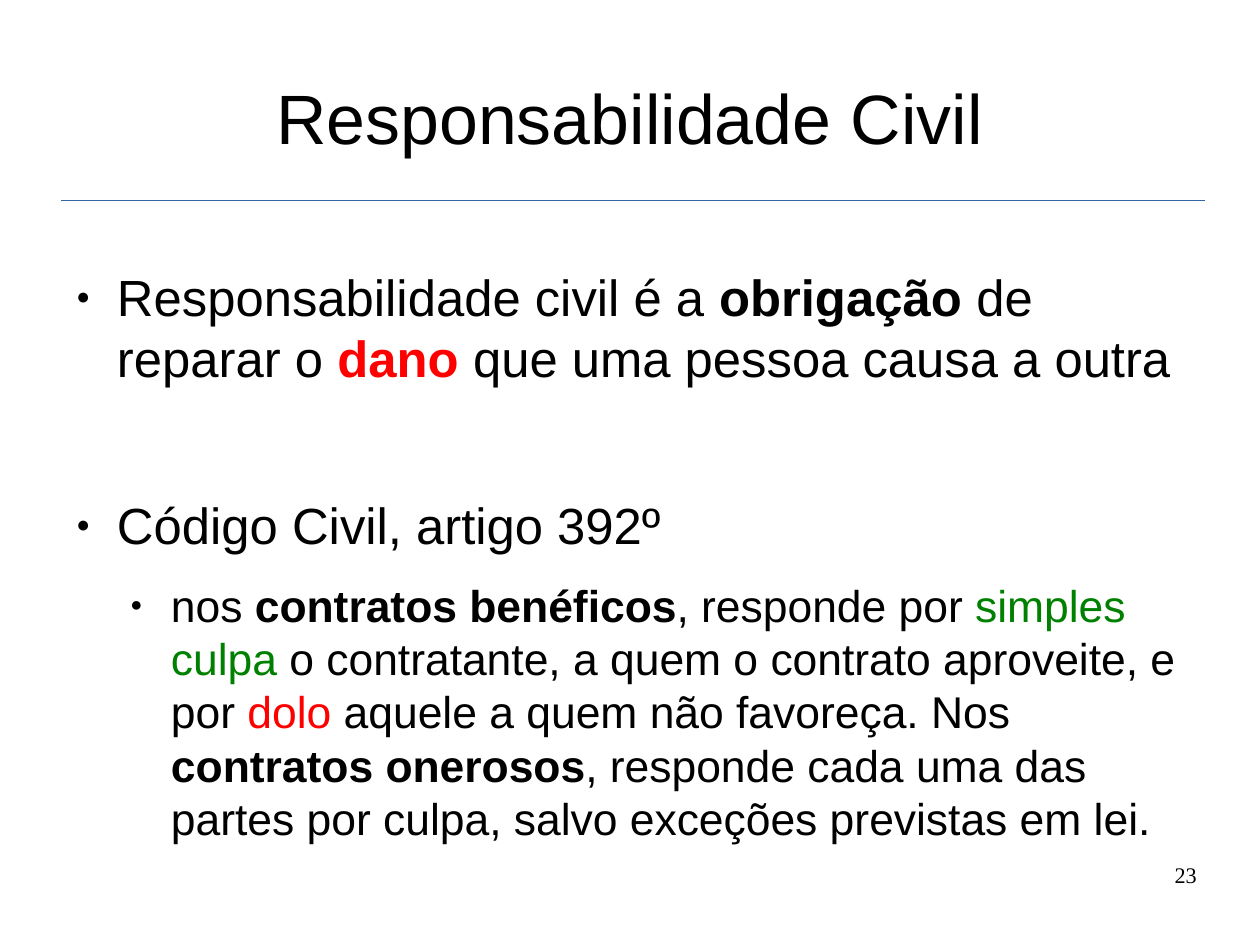
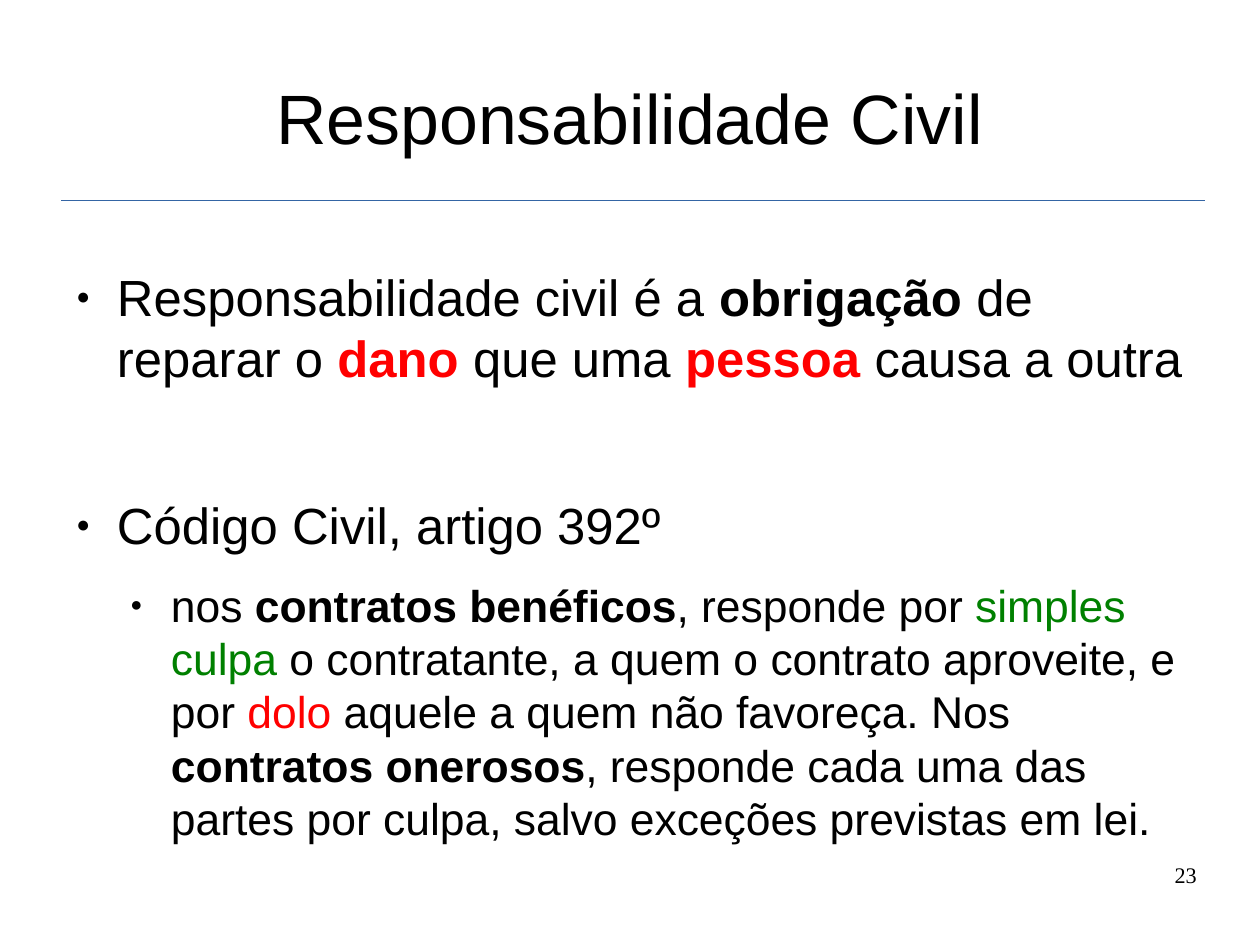
Before and after one commit to fernandocastor/aulas_floss, a slide deck: slide 23 of 09_Licencas/09_aspectos_juridicos.odp. Drawn at 1260x945 pixels with LibreOffice and Linux fonts; fonts in the diff are those of the drawing. Boxes give left, top, right and bottom in pixels: in the first picture for what was removed or moved away, otherwise in the second. Text is boxed around its words. In the diff, an @@ line names an element or a change of style, - is before the commit and + after.

```diff
--- a/09_Licencas/09_aspectos_juridicos.odp
+++ b/09_Licencas/09_aspectos_juridicos.odp
@@ text at (117,278,1182,388): text colour #000000 to #FF0000, bold on in "pessoa" @@
```
Also in this commit, not shown: 3 other slides changed.
